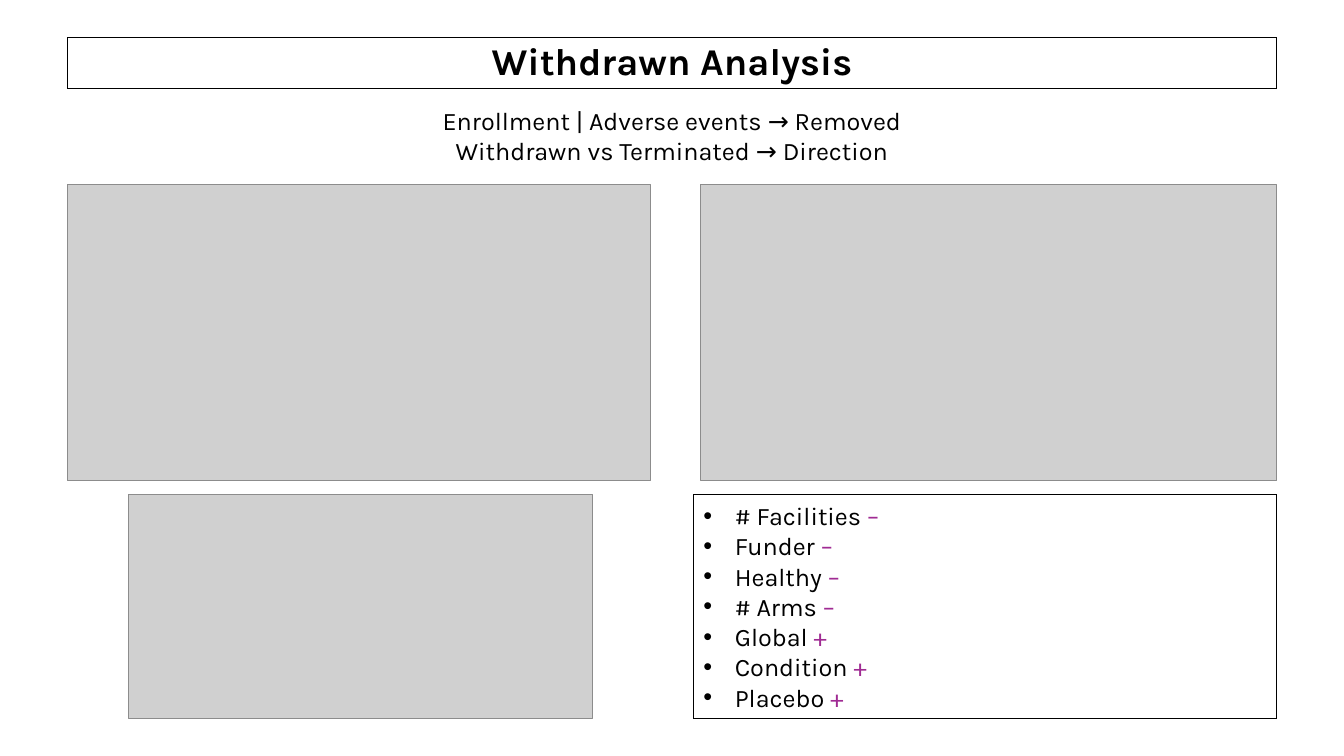
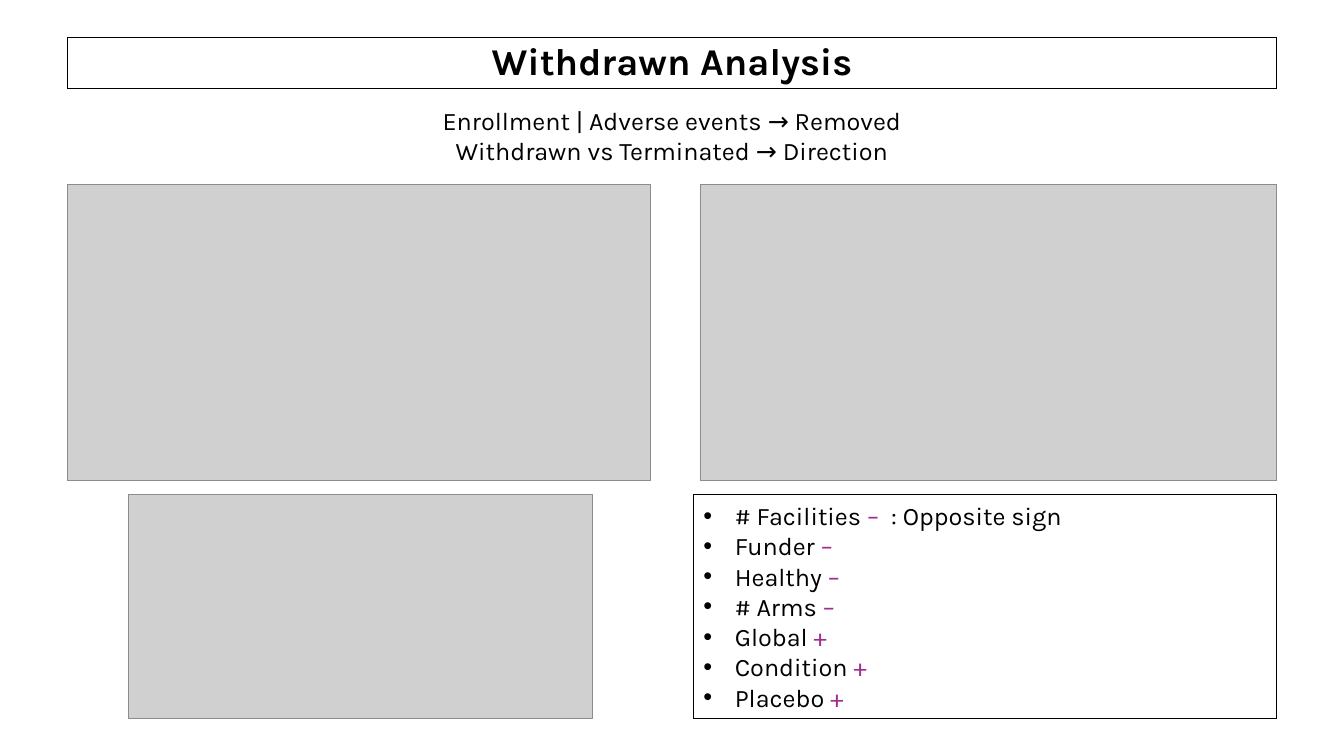
Before and after one commit to AndreouEugenia/Thesis, a slide deck: slide 26 of Thesis_Presentation.pptx (slide 27 before the commit). Drawn at 1344x756 pixels with LibreOffice and Linux fonts; fonts in the diff are those of the drawing; grey boxes stand for pictures; background and template pictures are left out. Boxes give left, top, right and bottom in pixels: in the first picture for what was removed or moved away, otherwise in the second. Text is boxed around its words. In the diff, an @@ line names an element or a change of style, - is before the commit and + after.

```diff
--- a/Thesis_Presentation.pptx
+++ b/Thesis_Presentation.pptx
@@ text in rectangle at [757,507,1061,532]: text changed @@
-• # Facilities –
+• # Facilities – : Opposite sign
```
Also in this commit, not shown: 7 other slides changed, 2 other files.
